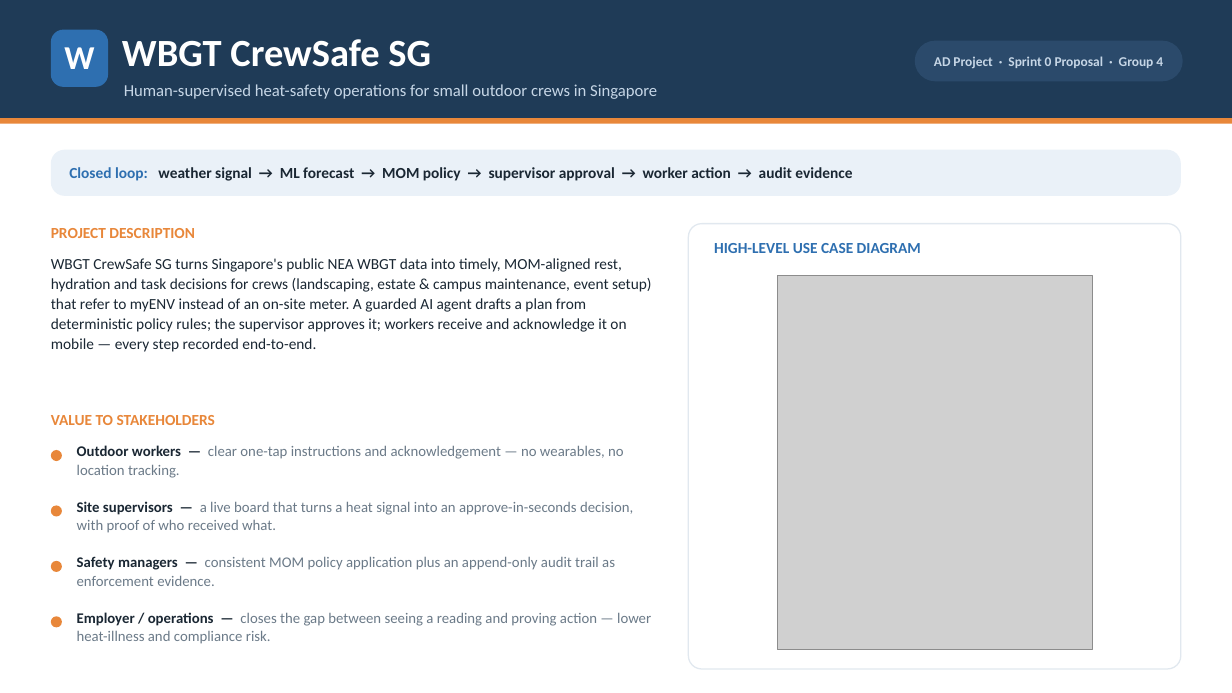
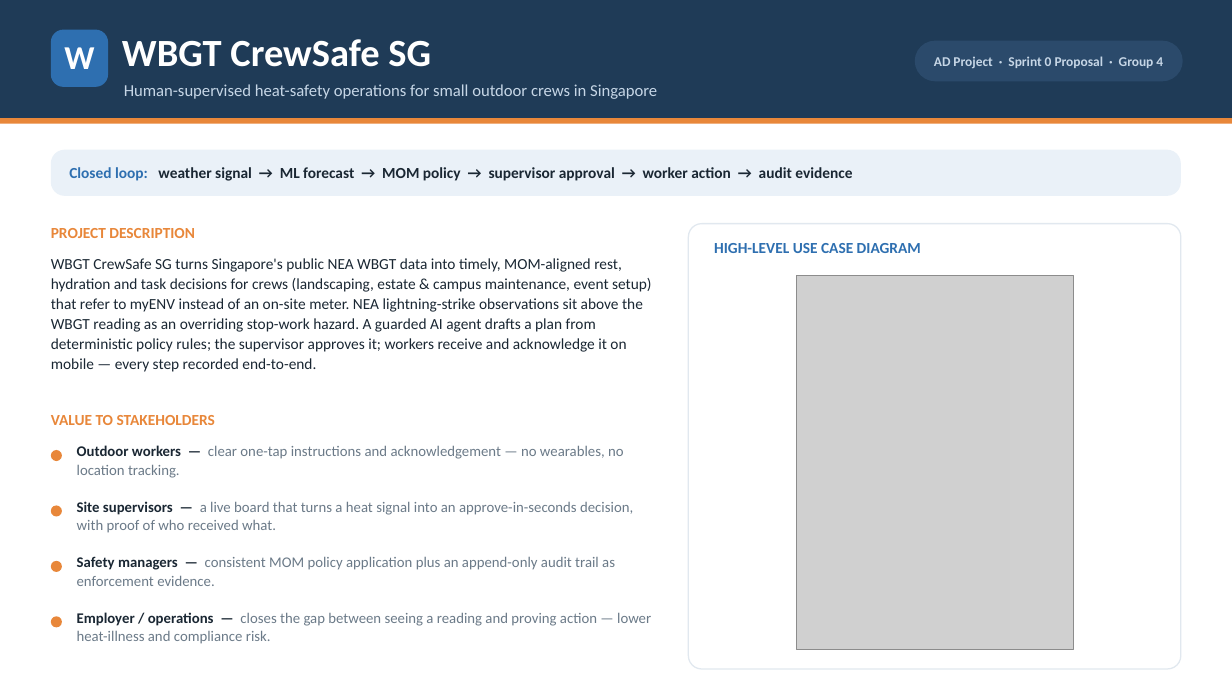
Before and after one commit to zctiong-iss/crewsafe, a slide deck: slide 1 of proposal-deliverables/WBGT-CrewSafe-SG-Proposal.pptx. Drawn at 1232x693 pixels with LibreOffice and Linux fonts; fonts in the diff are those of the drawing; grey boxes stand for pictures. Boxes give left, top, right and bottom in pixels: in the first picture for what was removed or moved away, otherwise in the second. Text is boxed around its words. In the diff, an @@ line names an element or a change of style, - is before the commit and + after.

Commit message:
Enhance WBGT CrewSafe SG proposal with lightning risk integration and update related documentation

```diff
--- a/proposal-deliverables/WBGT-CrewSafe-SG-Proposal.pptx
+++ b/proposal-deliverables/WBGT-CrewSafe-SG-Proposal.pptx
@@ text at [51, 258, 652, 372]: text changed @@
-WBGT CrewSafe SG turns Singapore's public NEA WBGT data into timely, MOM-aligned rest, hydration and task decisions for crews (landscaping, estate & campus maintenance, event setup) that refer to myENV instead of an on-site meter. A guarded AI agent drafts a plan from deterministic policy rules; the supervisor approves it; workers receive and acknowledge it on mobile — every step recorded end-to-end.
+WBGT CrewSafe SG turns Singapore's public NEA WBGT data into timely, MOM-aligned rest, hydration and task decisions for crews (landscaping, estate & campus maintenance, event setup) that refer to myENV instead of an on-site meter. NEA lightning-strike observations sit above the WBGT reading as an overriding stop-work hazard. A guarded AI agent drafts a plan from deterministic policy rules; the supervisor approves it; workers receive and acknowledge it on mobile — every step recorded end-to-end.
@@ picture: place and size @@
-picture at [777, 275, 1092, 650]
+picture at [797, 275, 1074, 650]
```
Also in this commit, not shown: 1 other slide changed, 8 other files.
